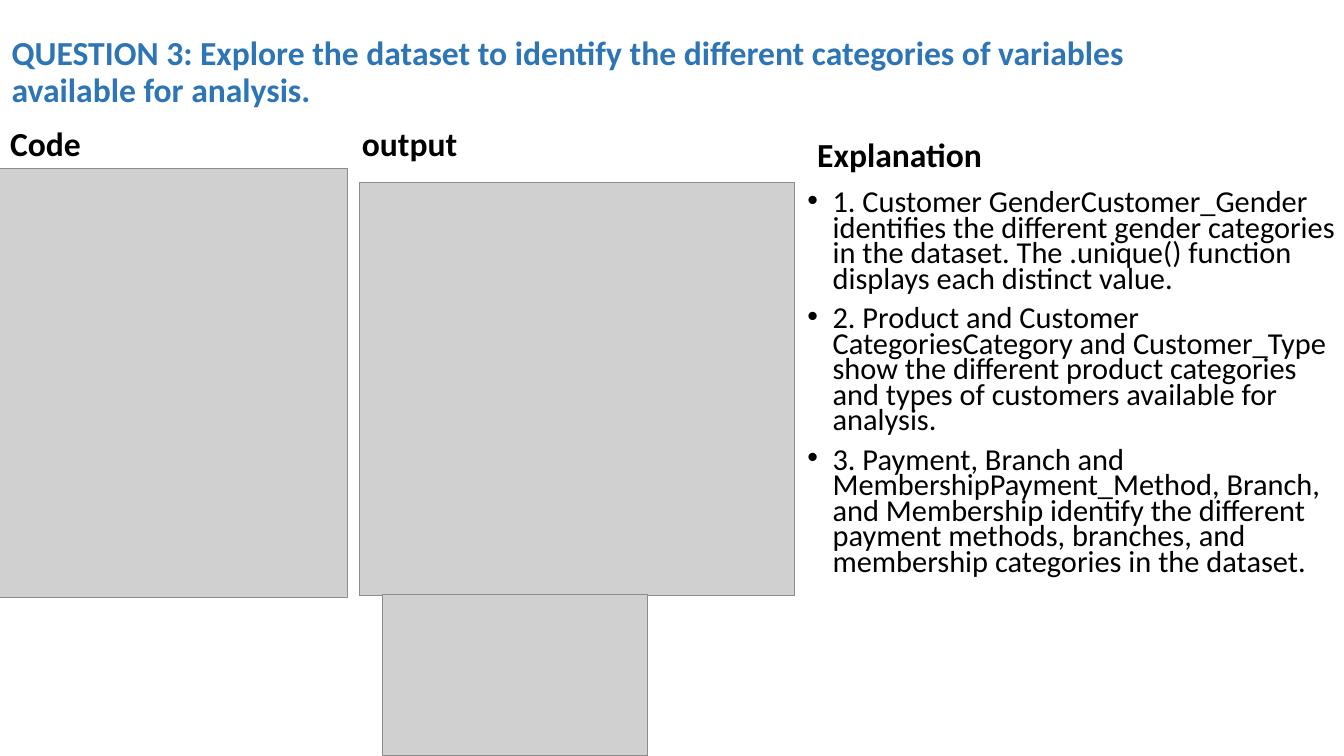
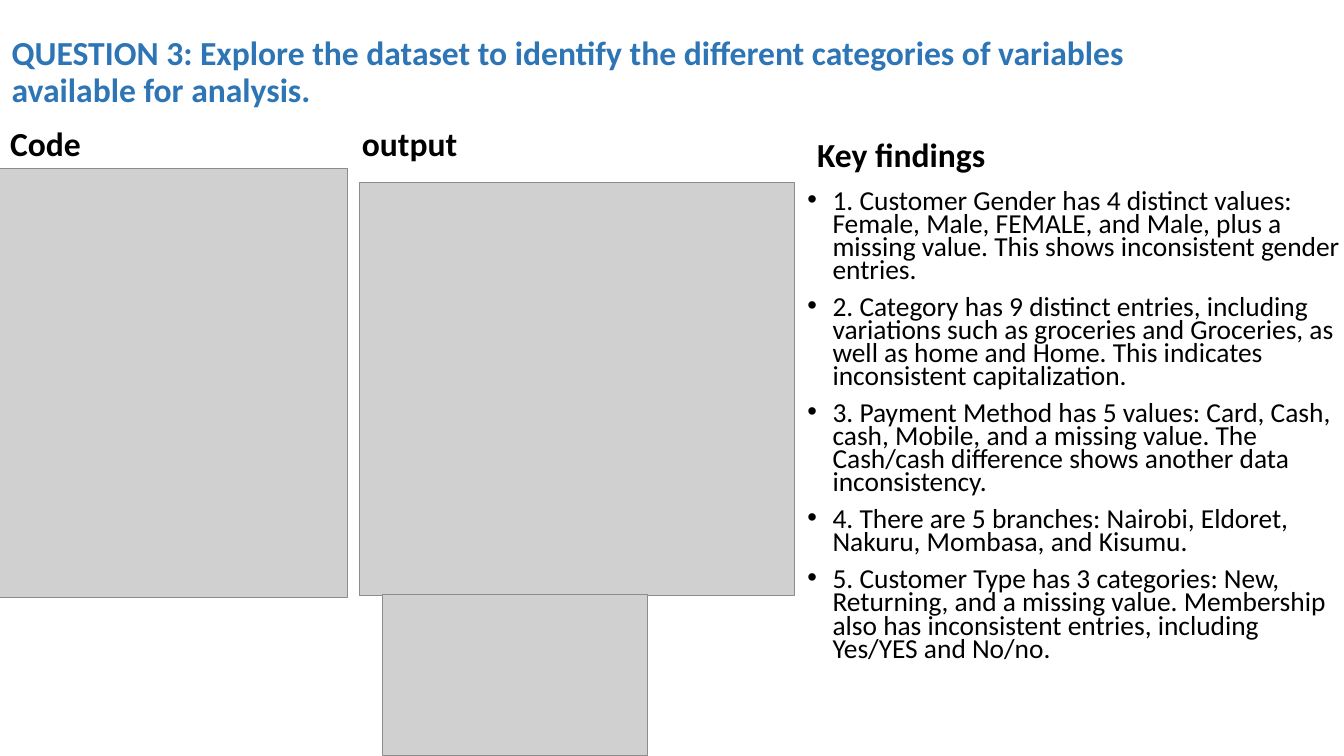
Before and after one commit to roykiptala/Datascience-workshop, a slide deck: slide 9 of Projects/RETAIL SALES AND CUSTOMER ANALYTICS.pptx. Drawn at 1344x756 pixels with LibreOffice and Linux fonts; fonts in the diff are those of the drawing; grey boxes stand for pictures. Boxes give left, top, right and bottom in pixels: in the first picture for what was removed or moved away, otherwise in the second. Text is boxed around its words. In the diff, an @@ line names an element or a change of style, - is before the commit and + after.

Commit message:
Complete data analysis

```diff
--- a/Projects/RETAIL SALES AND CUSTOMER ANALYTICS.pptx
+++ b/Projects/RETAIL SALES AND CUSTOMER ANALYTICS.pptx
@@ text at (817, 143, 985, 173): text changed @@
-Explanation
+Key findings
@@ text at (833, 191, 1339, 659): text changed; size 21.7 to 19.6 pt @@
-• 1. Customer GenderCustomer_Gender identifies the different gender categories in the dataset. The .unique() function displays each distinct value.
-• 2. Product and Customer CategoriesCategory and Customer_Type show the different product categories and types of customers available for analysis.
-• 3. Payment, Branch and MembershipPayment_Method, Branch, and Membership identify the different payment methods, branches, and membership categories in the dataset.
+• 1. Customer Gender has 4 distinct values: Female, Male, FEMALE, and Male, plus a missing value. This shows inconsistent gender entries.
+• 2. Category has 9 distinct entries, including variations such as groceries and Groceries, as well as home and Home. This indicates inconsistent capitalization.
+• 3. Payment Method has 5 values: Card, Cash, cash, Mobile, and a missing value. The Cash/cash difference shows another data inconsistency.
+• 4. There are 5 branches: Nairobi, Eldoret, Nakuru, Mombasa, and Kisumu.
+• 5. Customer Type has 3 categories: New, Returning, and a missing value. Membership also has inconsistent entries, including Yes/YES and No/no.
```
Also in this commit, not shown: 34 other slides changed, 1 slide added, 8 other files.
